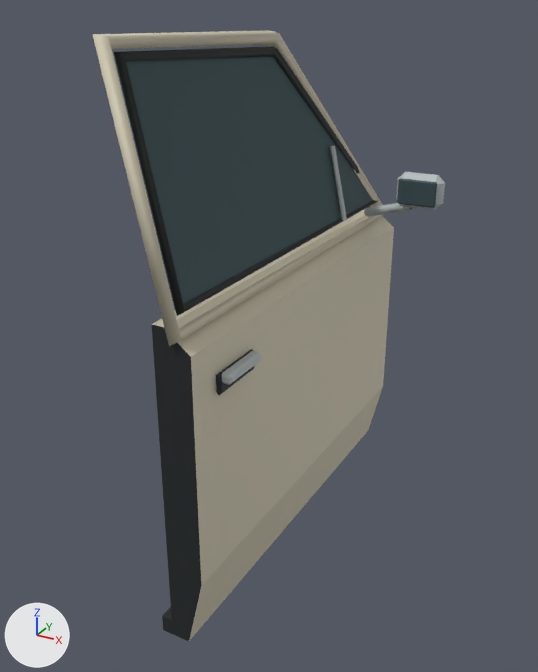
A saved change to the glTF model game/assets/models/cars/zastava_101_door_fr.glb.
Both versions are drawn from a 50 mm lens placed at (0.73, -1.968, 0.877), pointed at (-0.035, -0.578, 0.182). The lights are fixed; the arrows at lower left show +X, +Y and +Z. The first picture is the older version. Vertices at exactly the same position are counted once.

Objects in the first picture: 'zastava_101_door_fr'.
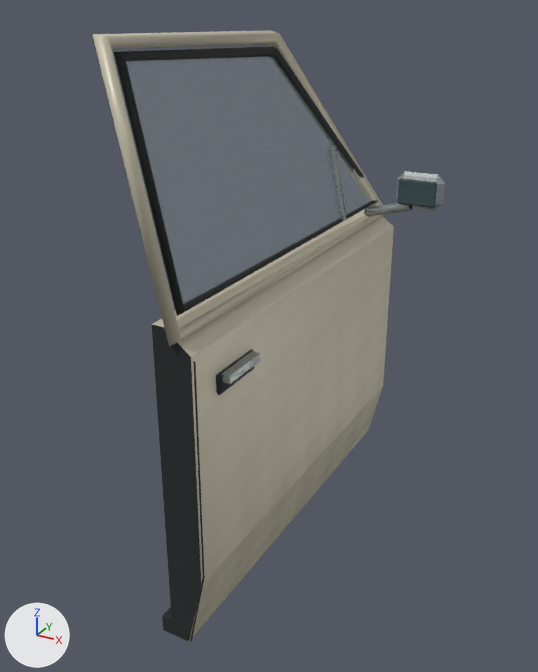
Boxes (x1, y1, x2, y2) around the edits, measured in the pictures (538 x 672 px; the box of a moved part takes in the faces that stretch with it):
```json
{"part": 1, "of": "me_front_door_glass_001", "change": "moved or reshaped", "before": [191, 172, 445, 386], "after": [190, 171, 445, 641]}
{"part": 2, "of": "me_front_door_glass_001", "change": "edited", "before": [94, 30, 384, 586], "after": [94, 30, 384, 586], "on screen": "looks the same"}
{"part": 3, "of": "me_front_door_glass_001", "change": "recoloured", "before": [364, 203, 411, 217], "after": [364, 203, 411, 217]}
{"part": 4, "of": "me_front_door_glass_001", "change": "edited", "before": [118, 47, 437, 395], "after": [118, 47, 437, 395], "on screen": "looks the same"}
```

Scene script edits in JSON lines:
```json
{"op": "add", "block": "img_zastava_roughness_atlas", "code": ["img_zastava_roughness_atlas = load_image('zastava_roughness_atlas', '_unpacked/zastava_roughness_atlas', 1024, 1024, 'Non-Color')"]}
{"op": "add", "block": "img_zastava_surface_atlas", "code": ["img_zastava_surface_atlas = load_image('zastava_surface_atlas', '_unpacked/zastava_surface_atlas', 1024, 1024, 'sRGB')"]}
{"op": "add", "block": "mat_zastava_interior", "code": ["mat_zastava_interior = bpy.data.materials.new('Zastava_Interior')", "# uses the picture img_zastava_roughness_atlas", "# uses the picture img_zastava_surface_atlas"]}
{"op": "add", "block": "mat_zastava_paint", "code": ["mat_zastava_paint = bpy.data.materials.new('Zastava_Paint')", "# uses the picture img_zastava_roughness_atlas", "# uses the picture img_zastava_surface_atlas"]}
{"op": "add", "block": "mat_zastava_metal", "code": ["mat_zastava_metal = bpy.data.materials.new('Zastava_Metal')", "# uses the picture img_zastava_roughness_atlas", "# uses the picture img_zastava_surface_atlas"]}
{"op": "add", "block": "mat_zastava_glass", "code": ["mat_zastava_glass = bpy.data.materials.new('Zastava_Glass')", "# nodes: BsdfPrincipled, Math, Mix, OutputMaterial, VertexColor", "# colours: light grey #d1e2e1, mixed with the vertex colours"]}
{"block": "me_front_door_glass_001", "where": "# used by ob_zastava_101_door_fr; location = (0.0, 0.0, 0.0)"}
{"op": "remove", "block": "me_front_door_glass_001", "code": "me_front_door_glass_001.from_pydata(...)  # 231 vertices, 396 faces; spans x -0.115..0.226, y -1.012..0.016, z -0.36..0.841"}
{"op": "add", "block": "me_front_door_glass_001", "code": "me_front_door_glass_001.from_pydata(...)  # 233 vertices, 368 faces; spans x -0.115..0.227, y -1.012..0.016, z -0.36..0.841"}
{"block": "me_front_door_glass_001", "change": "me_front_door_glass_001 part 1: 4 vertices moved from x -0.101..-0.031, y -0.622..-0.378, z 0.065..0.095 to x -0.097..-0.035, y -0.628..-0.372, z 0.064..0.096; 61 vertices removed from x -0.093..0.226, y -0.972..0.0, z 0.057..0.809; 63 vertices added at x -0.095..0.227, y -1.0..0.0, z -0.358..0.807"}
{"block": "me_front_door_glass_001", "change": "me_front_door_glass_001 part 2: 22 faces spanning x -0.115..0.05, y -1.012..0.016, z -0.19..0.841 switch from mat_zastava_modular_vertex_palette to mat_zastava_paint"}
{"block": "me_front_door_glass_001", "change": "me_front_door_glass_001 part 3: 8 faces spanning x -0.088..0.148, y -0.376..-0.118, z 0.139..0.431 switch from mat_zastava_modular_vertex_palette to mat_zastava_metal"}
{"block": "me_front_door_glass_001", "change": "me_front_door_glass_001 part 4: 41 faces spanning x -0.101..0.216, y -1.0..-0.019, z -0.32..0.814 switch from mat_zastava_modular_vertex_palette to mat_zastava_interior"}
{"op": "add", "block": "me_front_door_glass_001", "code": "me_front_door_glass_001.materials.append(mat_zastava_glass)"}
```
